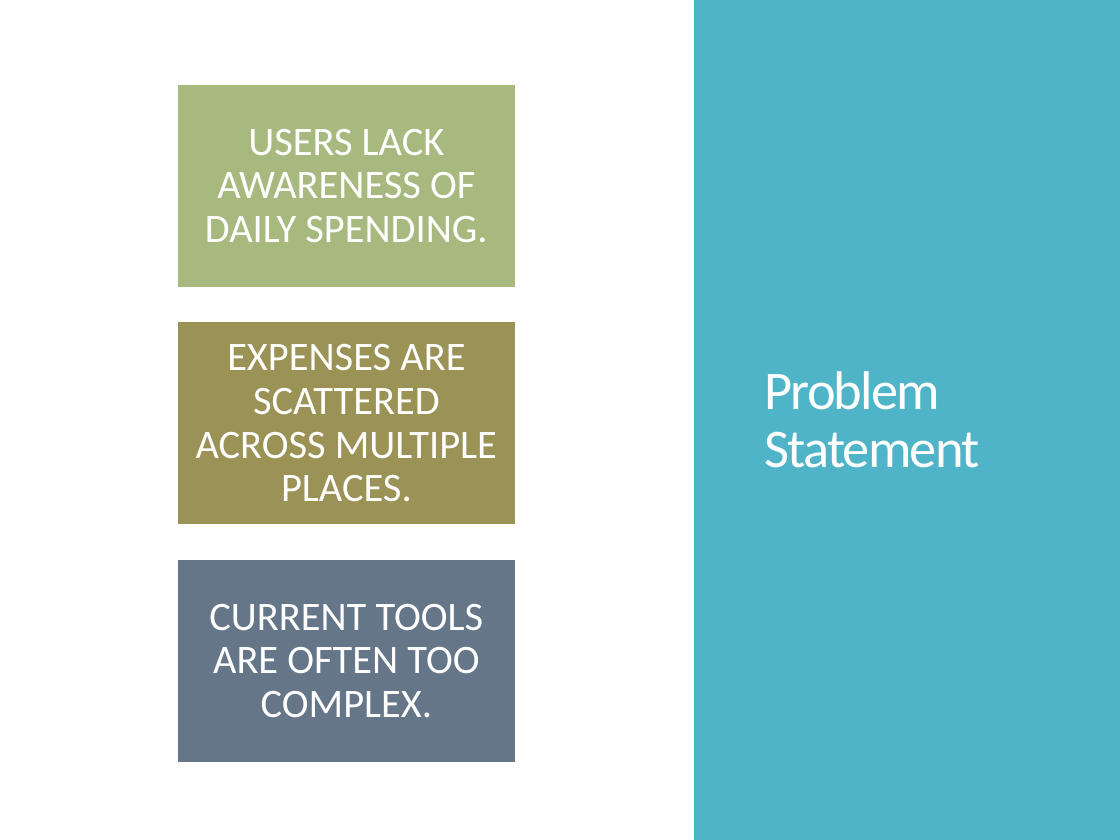
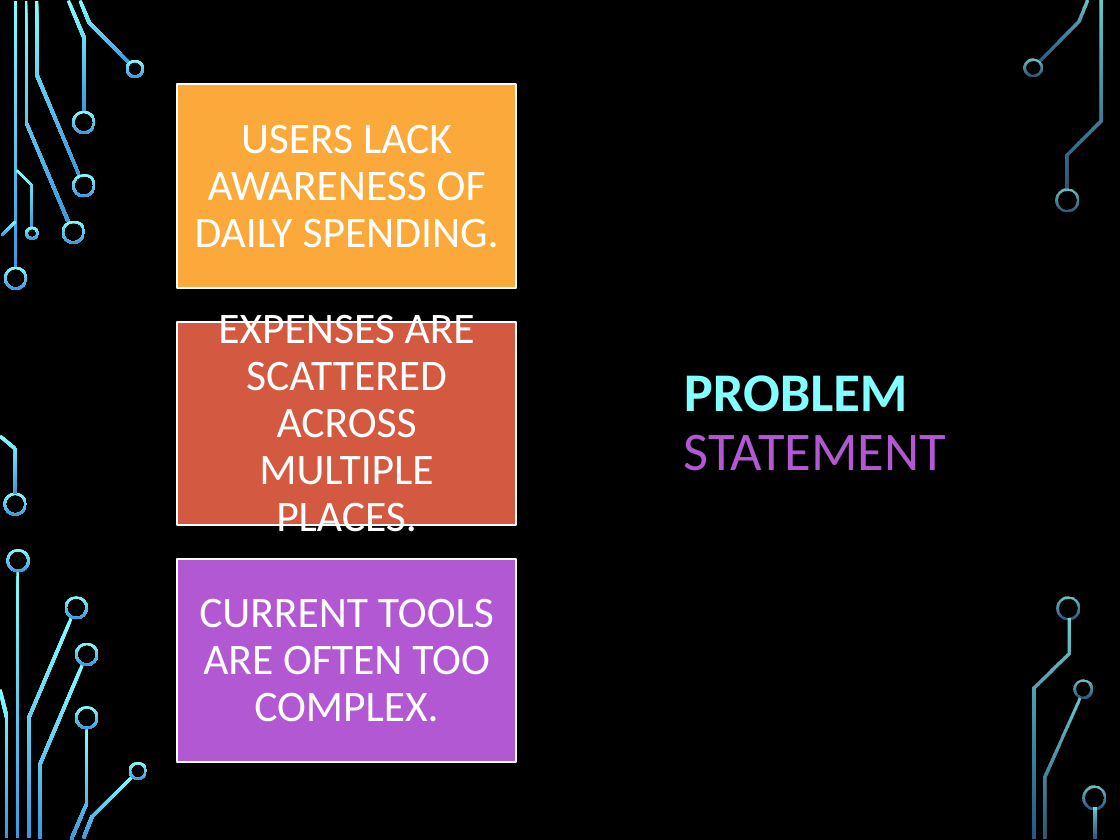
Before and after one commit to Buesse7310/Project-Alex-Roma-Nick-Eva-, a slide deck: slide 4 of docs/phase1/Spending_Habit_Tracker_Phase1.pptx. Drawn at 1120x840 pixels with LibreOffice and Linux fonts; fonts in the diff are those of the drawing; background and template pictures are left out. Boxes give left, top, right and bottom in pixels: in the first picture for what was removed or moved away, otherwise in the second. Text is boxed around its words. In the diff, an @@ line names an element or a change of style, - is before the commit and + after.

Commit message:
Update #2 Spending_Habit_Tracker_Phase1.pptx
Made some stylistic updates.

```diff
--- a/docs/phase1/Spending_Habit_Tracker_Phase1.pptx
+++ b/docs/phase1/Spending_Habit_Tracker_Phase1.pptx
@@ background #FFFFFF to picture (left out) @@
@@ rectangle removed at <box>694,0,1120,840</box> @@
@@ rectangle at <box>177,84,516,288</box>: fill #A8B97F to #FAA93A; outline #FFFFFF 1 pt to #FFFFFF 1.25 pt @@
@@ rectangle at <box>177,321,516,525</box>: fill #9B9256 to #D35940; outline #FFFFFF 1 pt to #FFFFFF 1.25 pt @@
@@ title at <box>684,375,946,471</box>: text changed; text colour #FFFFFF to #B258D3 @@
-Problem Statement
+PROBLEM STATEMENT
@@ size 26 to 28 pt in 3 elements at <box>195,124,499,248</box>, <box>218,307,475,542</box>, <box>199,598,494,722</box> @@
@@ rectangle at <box>177,559,516,763</box>: fill #657689 to #B258D3; outline #FFFFFF 1 pt to #FFFFFF 1.25 pt @@
@@ group added at <box>0,0,1105,840</box>: 33 freeform shapes, 3 rectangles @@
```
Also in this commit, not shown: 11 other slides changed, 1 slide added.
